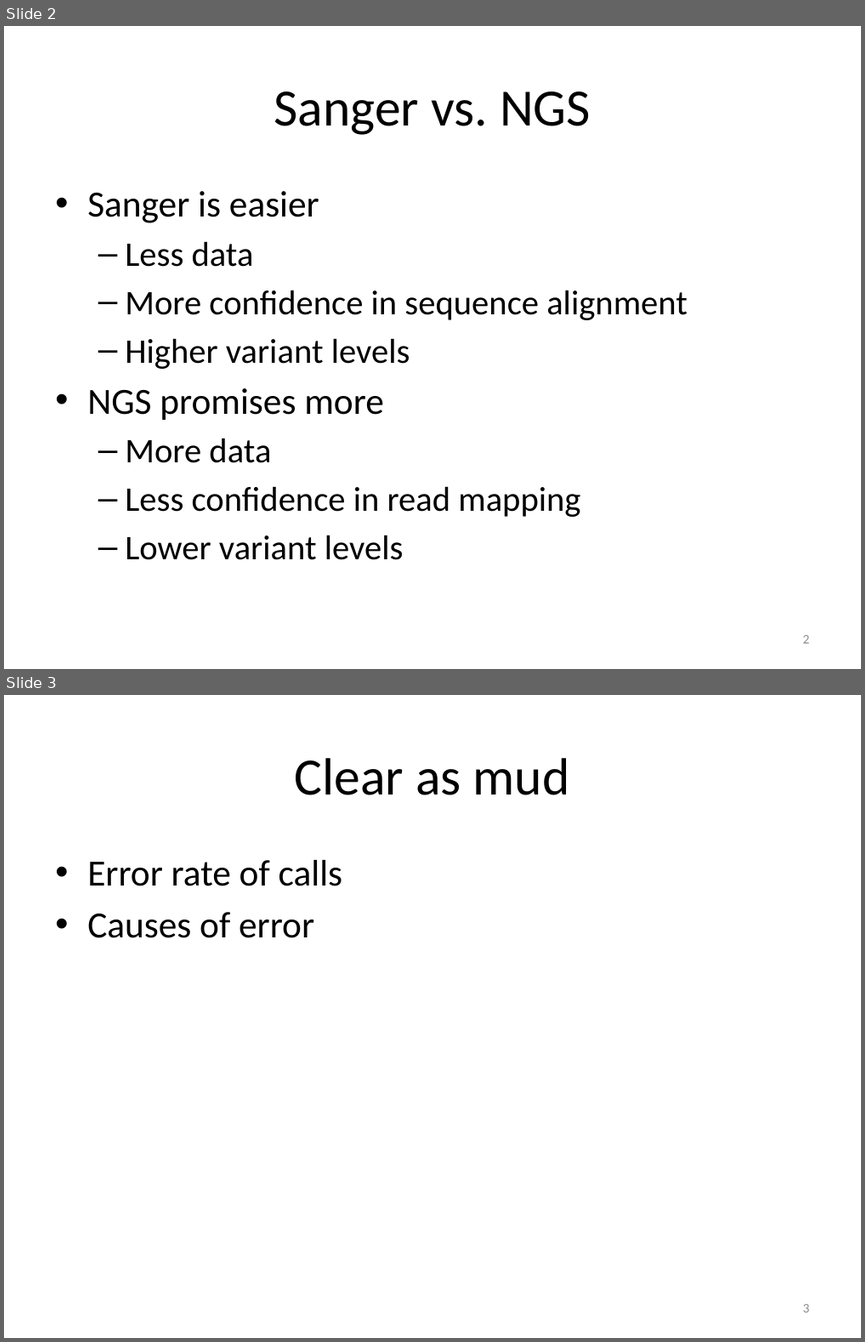
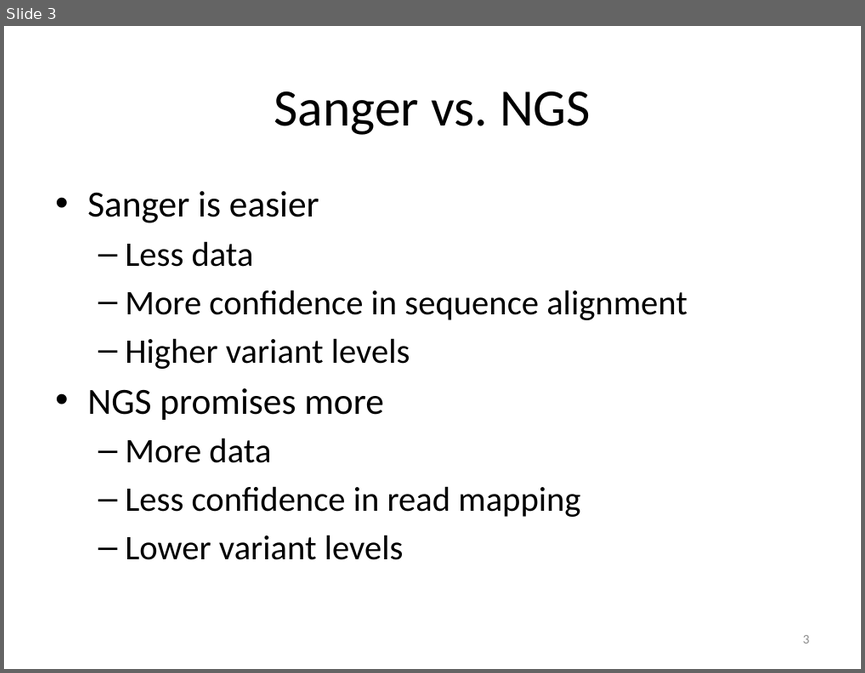
Before and after one commit to tsibley/Artifacts-in-NGS-variant-calling, a slide deck: Journal-Club-2015-01-20.pptx. Shown one above the other, each under a label of ours: slides 2 and 3 before the commit, slide 3 after it. The pictures are 865x1342 and 865x673 pixels, drawn with LibreOffice and Linux fonts; fonts in the diff are those of the drawing. Boxes give left, top, right and bottom in pixels: in the first picture for what was removed or moved away, otherwise in the second. Text is boxed around its words. In the diff, an @@ line names an element or a change of style, - is before the commit and + after.

```diff
--- a/Journal-Club-2015-01-20.pptx
+++ b/Journal-Club-2015-01-20.pptx
@@ slide 3 removed at (x1=4, y1=695, x2=861, y2=1338), background #FFFFFF @@
@@ title removed at (x1=295, y1=758, x2=570, y2=795) @@
-Clear as mud
@@ text removed at (x1=87, y1=860, x2=343, y2=938) @@
-• Error rate of calls
-• Causes of error
@@ page number removed at (x1=803, y1=1304, x2=810, y2=1312) @@
-3
@@ what was slide 2 is now slide 3 @@
@@ page number at (x1=803, y1=635, x2=810, y2=643): text changed @@
-2
+3
```
Also in this commit, not shown: 2 slides changed, 3 slides added.
